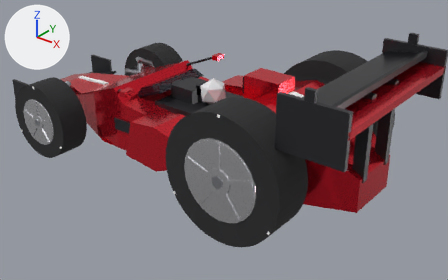
What one commit did to the glTF model godot-racer/models/race_car.glb.
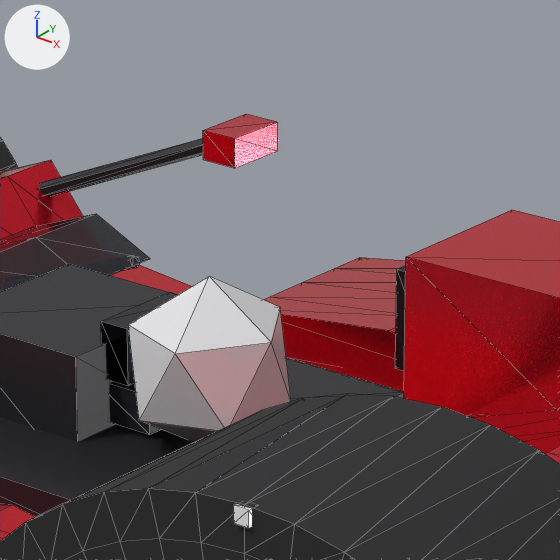
Each version appears first from a 50 mm lens placed at (3.393, -3.724, 2.61), pointed at (0.476, -0.076, 0.349), and next in a close-up on the part from 40% to 60% of the width and 12% to 44% of the height. Lighting does not change. The marker at upper left points along +X, +Y and +Z. The last two pictures show the newer version. The close-ups show mesh edges as thin lines. Where no turn or scale is listed for an object, it has been applied to the vertices. Vertices at exactly the same position are counted once.

Names of what the first close-up shows: 'Airbox', 'Body', 'Cockpit_Tub', 'Driver_Helmet', 'Driver_Neck', 'Driver_Torso', 'Driver_Visor', 'Mirror_L', 'Mirror_Stalk_L', 'SidePod_L', 'Tire_Rear_R', 'Windscreen' and 5 more.
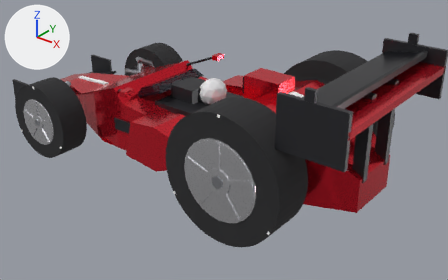
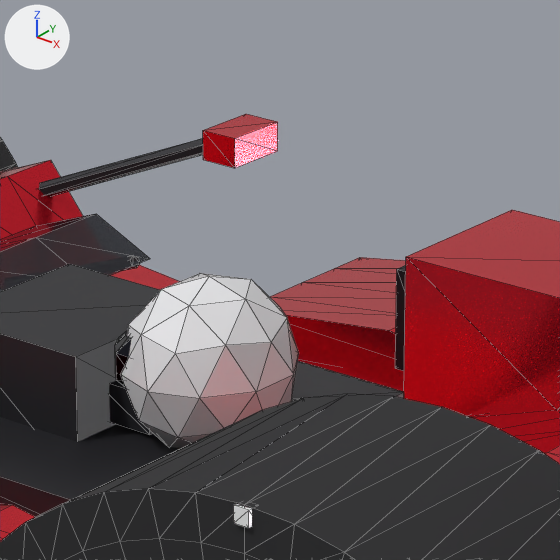
What differs and where, as boxes [x1, y1, x2, y2] in the close-ups (560 x 560 px):
'Driver_Helmet', reshaped (9% wider, 6% taller): before [128, 276, 291, 441]; after [122, 273, 299, 448]
'Driver_Visor', reshaped, moved: before [101, 292, 178, 386]; after [115, 331, 132, 388]
part 1 of me_icosphere, added: after [122, 273, 299, 448]
part 2 of me_cube_006, added: after [115, 331, 132, 388]
part 3 of me_cube_006, deleted: before [101, 292, 178, 386]

What the commit changed:
me_icosphere is used by ob_driver_helmet; location (0.3, 0.0, 0.71).
me_icosphere had 12 vertices, 20 faces and spanned x -0.103..0.103, y -0.108..0.108, z -0.122..0.122.
me_icosphere now has 42 vertices, 80 faces and spans x -0.109..0.109, y -0.127..0.127, z -0.122..0.122.
me_icosphere part 1: 30 vertices added at x -0.109..0.109, y -0.127..0.127, z -0.104..0.104.
me_cube_006 is used by ob_driver_visor; location (0.195, 0.0, 0.72).
me_cube_006 had 8 vertices, 12 faces and spanned x -0.0225..0.0225, y -0.07..0.07, z -0.04..0.04.
me_cube_006 now has 44 vertices, 60 faces and spans x 0.1805..0.2627, y -0.1047..0.1047, z 0.6747..0.7653.
me_cube_006 part 2: 44 vertices added at x 0.1805..0.2627, y -0.1047..0.1047, z 0.6747..0.7653.
me_cube_006 part 3: 8 vertices removed from x -0.0225..0.0225, y -0.07..0.07, z -0.04..0.04.
Object 'Driver_Visor' (ob_driver_visor) moves from (0.195, 0.0, 0.72) to (0.0, 0.0, 0.0).
